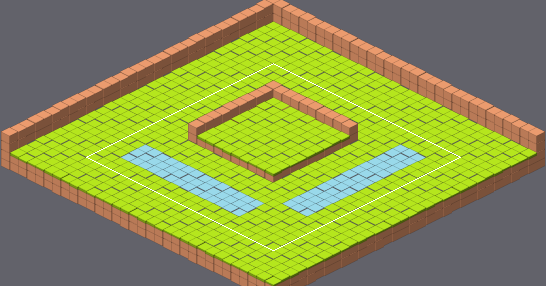
One commit to this Tiled map (JSON): tilemaps/level_01.tmj. The first picture is a wide view before the edit; the outline marks the close-up.
Close-up. Before the commit:
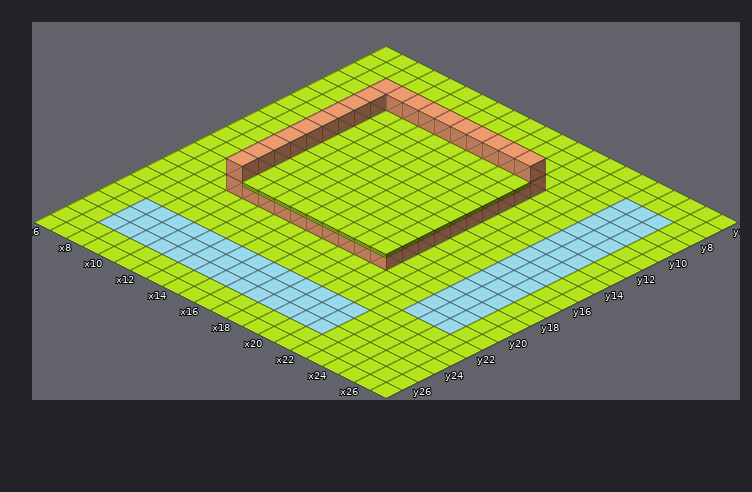
Cells are 128x64 px. Isometric: x runs down to the right, y down to the left. Shown: x 6..27, y 6..27. Layer "Tile Layer 2" is drawn 0,64 px off the grid. Layer "Tile Layer 2w" is drawn 0,64 px off the grid.
The same view after the edit:
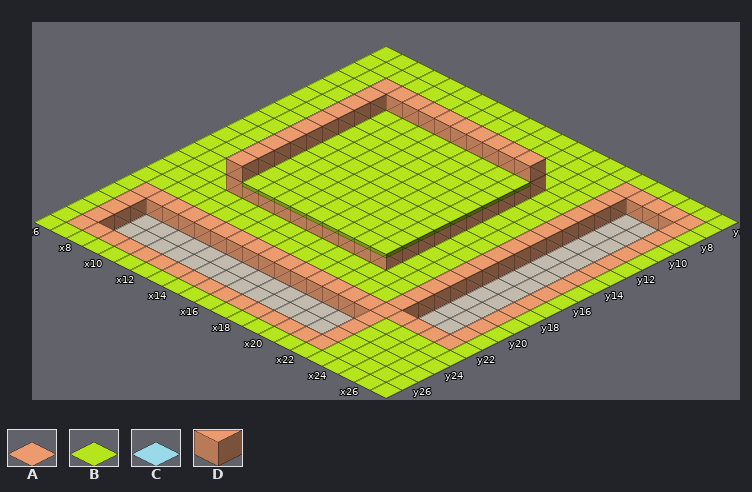
Key: from "iso_tiles": A 0, B 1, C 3, D 4.
_ is an empty cell.
Tiles replaced or removed in this view: B, C.
Tiles of an added or newly shown layer are drawn over the layers below it.
Change:
Changed rows in their new state; . is an unchanged cell.
Layer "Tile Layer 2":
first column x 7:
 7 ...............DDDDD
 8 ...............DAAAD
 9 ...............DAAAD
10 ...............DAAAD
11 ...............DAAAD
12 ...............DAAAD
13 ...............DAAAD
14 ...............DAAAD
15 ...............DAAAD
16 ...............DAAAD
17 ...............DAAAD
18 ...............DAAAD
19 ...............DAAAD
20 ...............DAAAD
21 ...............DAAAD
22 DDDDDDDDDDDDDDDDDDDD
23 DAAAAAAAAAAAAAAD....
24 DAAAAAAAAAAAAAAD....
25 DAAAAAAAAAAAAAAD....
26 DDDDDDDDDDDDDDDD....
Layer "Tile Layer 2w" (added):
first column x 8:
 8 ...............CCC
 9 ...............CCC
10 ...............CCC
11 ...............CCC
12 ...............CCC
13 ...............CCC
14 ...............CCC
15 ...............CCC
16 ...............CCC
17 ...............CCC
18 ...............CCC
19 ...............CCC
20 ...............CCC
21 ...............CCC
23 CCCCCCCCCCCCCC....
24 CCCCCCCCCCCCCC....
25 CCCCCCCCCCCCCC....
Layer "Tile Layer 3":
first column x 7:
 7 ...............AAAAA
 8 ...............A___A
 9 ...............A___A
10 ...............A___A
11 ...............A___A
12 ...............A___A
13 ...............A___A
14 ...............A___A
15 ...............A___A
16 ...............A___A
17 ...............A___A
18 ...............A___A
19 ...............A___A
20 ...............A___A
21 ...............A___A
22 AAAAAAAAAAAAAAAAAAAA
23 A______________A....
24 A______________A....
25 A______________A....
26 AAAAAAAAAAAAAAAA....
Boxes around the changes in both close-ups, in picture pixels (x1, y1, x2, y2):
changed: (66, 182, 706, 366)
